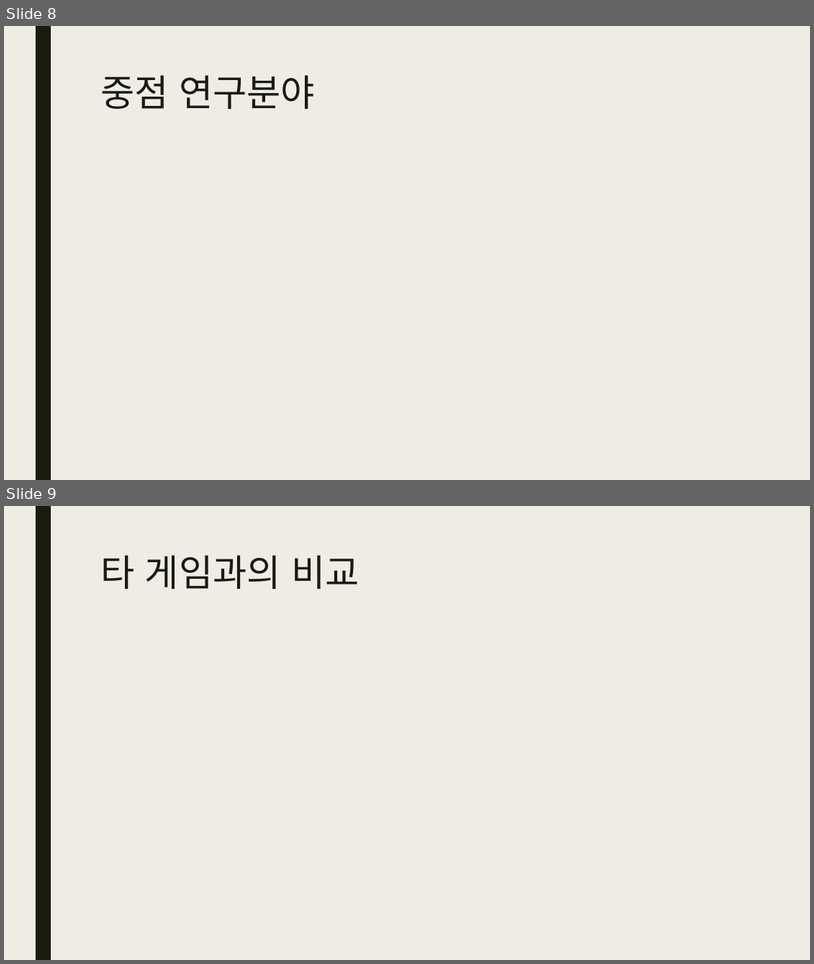
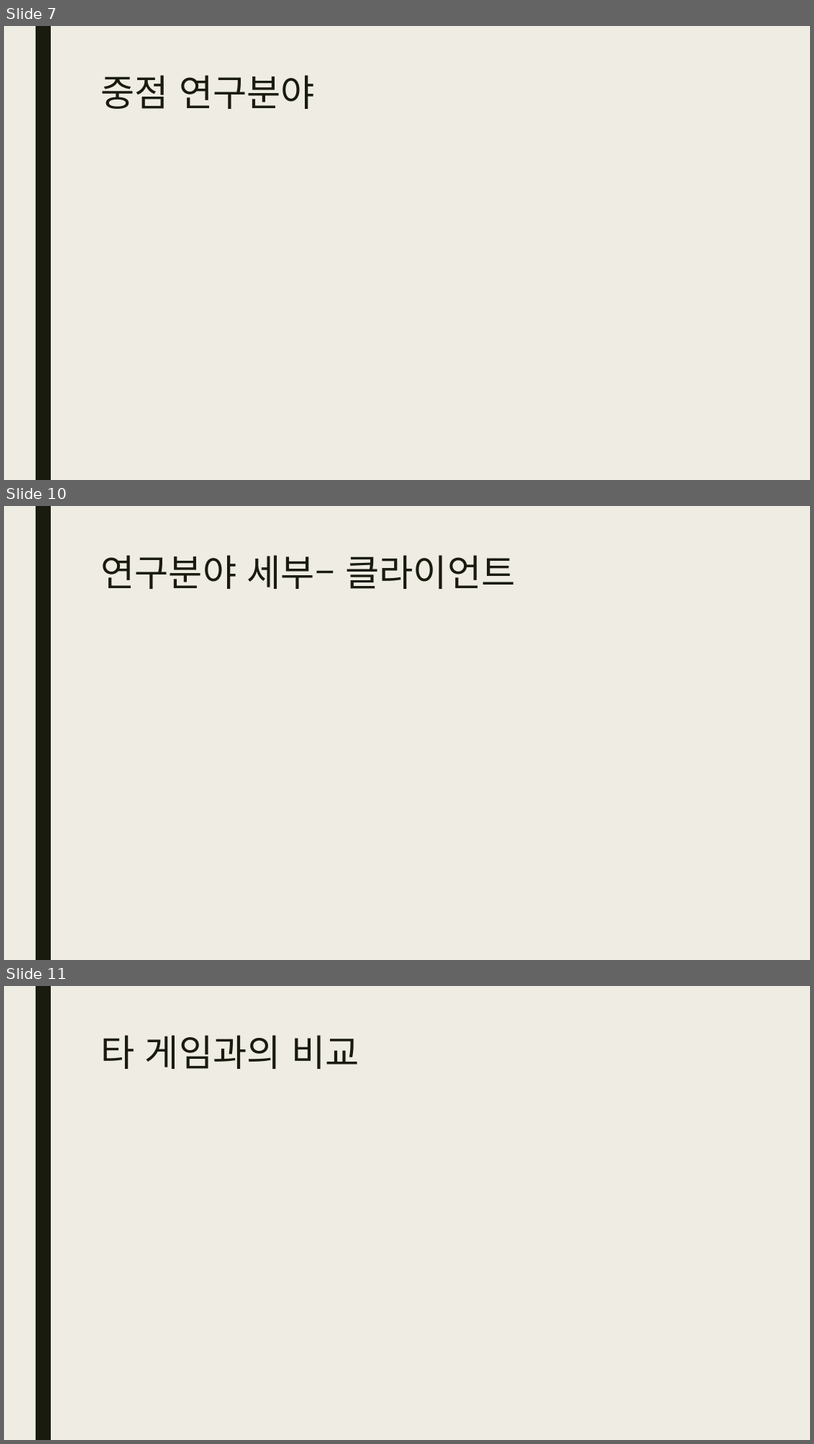
Before and after one commit to Kim2Kang/Documents, a slide deck: 제안서/발표용 제안서/Legend Of Doodle_김나단_김선필_강태규.pptx. Shown one above the other, each under a label of ours: slides 8 and 9 before the commit, slides 7, 10 and 11 after it; the slides between them are not shown. The pictures are 814x964 and 814x1444 pixels, drawn with LibreOffice and Linux fonts; fonts in the diff are those of the drawing. Boxes give left, top, right and bottom in pixels: in the first picture for what was removed or moved away, otherwise in the second. Text is boxed around its words. In the diff, an @@ line names an element or a change of style, - is before the commit and + after.

Commit message:
학번추가 및 슬라이드 목차 수정

```diff
--- a/제안서/발표용 제안서/Legend Of Doodle_김나단_김선필_강태규.pptx
+++ b/제안서/발표용 제안서/Legend Of Doodle_김나단_김선필_강태규.pptx
@@ slide 10 added at [4,506,810,960], background #EFEDE3; not listed: 1 template element that a slide beside it also shows @@
@@ title added at [100,555,515,589], 44 pt, text #191B0E @@
+연구분야 세부– 클라이언트
@@ what was slide 8 is now slide 7 @@
@@ what was slide 9 is now slide 11 @@
```
Also in this commit, not shown: 2 slides changed, 2 other slides added, 1 slide removed, 1 other file.
